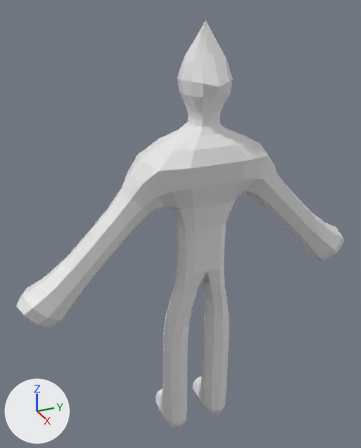
Two versions of the FBX model Sample Game/Assets/Models/Character models/EnemyCharacter.fbx, one commit apart.
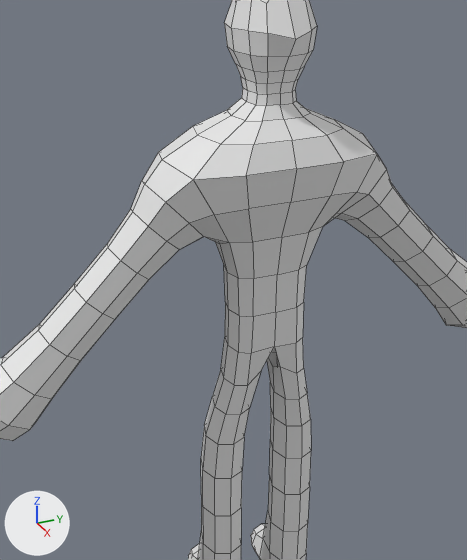
Each version appears first whole from a 50 mm camera at (8.05, -4.08, 9.36) aimed at (-0.56, -0.21, 5.05), and next in a close-up on the part from 12% to 89% of the width and 14% to 89% of the height. Arrows for +X, +Y and +Z are at lower left; the lights stay in place. The close-ups show mesh edges as thin lines. Where no turn or scale is listed for an object, it has been applied to the vertices.
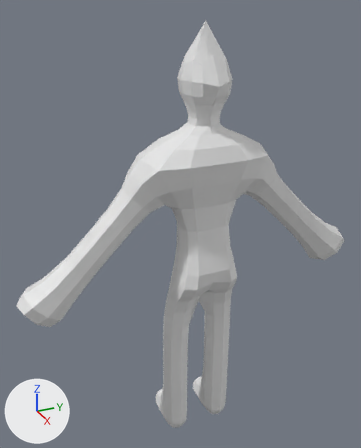
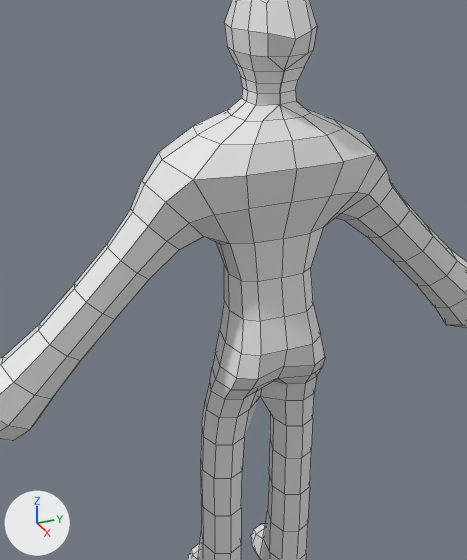
Where the newer file only moved an object's origin or applied its transform, the numbers keep the older frame.

Pixel boxes [x1, y1, x2, y2] of what changed, in the close-ups (467 x 560 px; the box of a moved part takes in the faces that stretch with it):
part 1 of me_cube_004, built on: [190, 192, 368, 479] in both
part 2 of me_cube_004, moved or reshaped: [246, 50, 313, 121] in both

The change, as a diff of the scene's bpy script:
```diff
--- a/Sample Game/Assets/Models/Character models/EnemyCharacter.fbx.py
+++ b/Sample Game/Assets/Models/Character models/EnemyCharacter.fbx.py
@@ me_cube_004 @@
 # used by ob_cube_001; location = (0.0, 0.0, 4.31)
-me_cube_004.from_pydata(...)  # 489 vertices, 485 faces; spans x -1.06..0.68, y -3.66..3.66, z -4.29..4.68
+me_cube_004.from_pydata(...)  # 505 vertices, 509 faces; spans x -1.06..0.68, y -3.66..3.66, z -4.29..4.68
+# me_cube_004 part 1
+# 14 vertices are removed from x -0.32..0.28, y -0.49..0.49, z -0.88..0.02
+# 34 faces are deleted
+# 4 vertices in x -0.01..0.27, y -0.59..0.59, z 1.35..1.48 move by (0.02, 0.0, 0.0)
+# 66 vertices move from x -0.45..0.39, y -0.73..0.73, z -1.32..1.48 to x -0.45..0.5, y -0.77..0.77, z -1.32..1.48
+# 38 vertices are added at x -0.31..0.61, y -0.7..0.7, z -0.89..0.16
+# 64 new faces join them
+# me_cube_004 part 2
+# 16 vertices are removed from x -0.33..0.33, y -0.19..0.19, z 2.96..3.33
+# 40 faces are deleted
+# 8 vertices are added at x -0.33..0.33, y 0.0, z 2.96..3.33
+# 34 new faces join them
```
